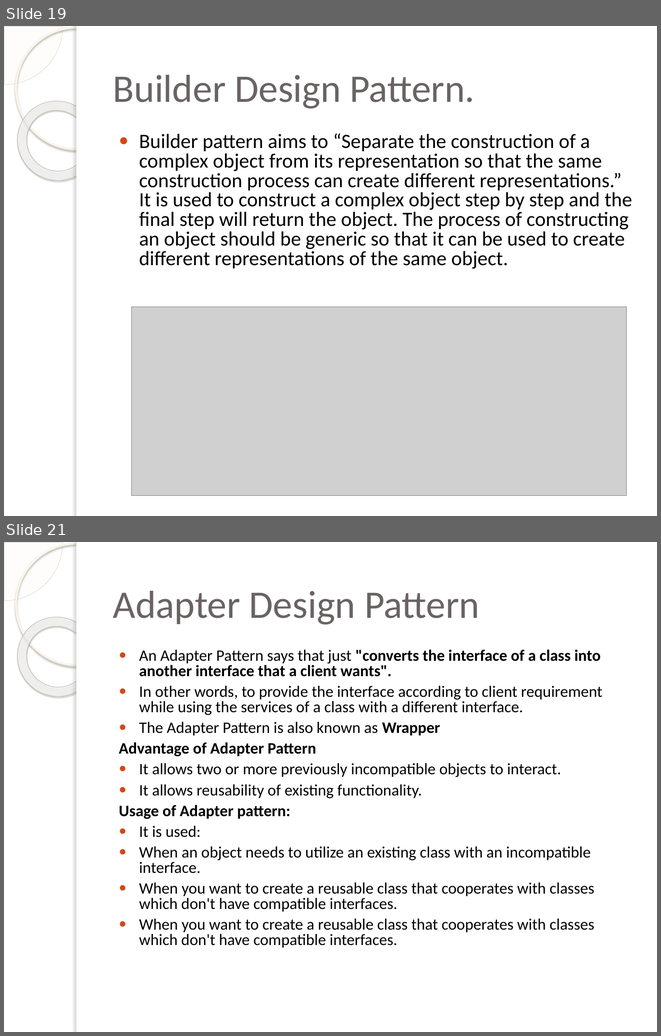
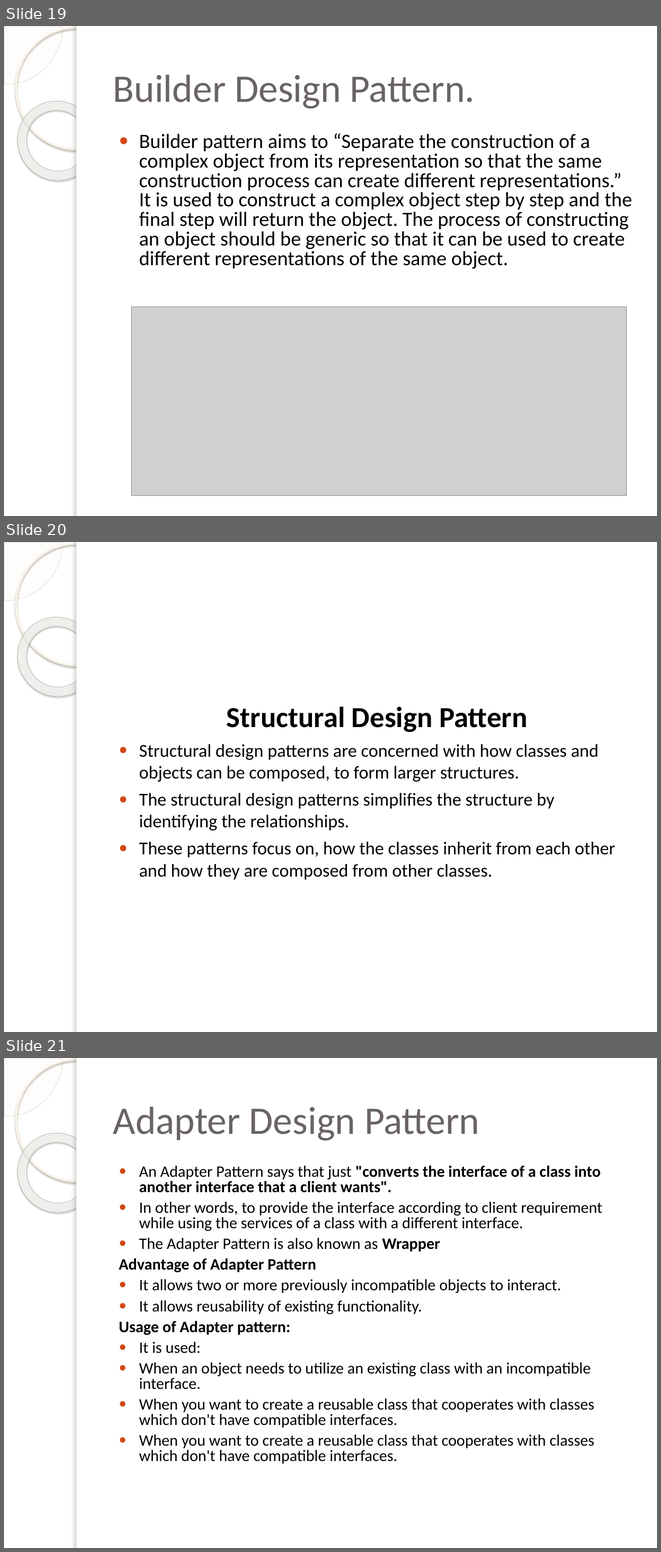
Before and after one commit to pratyusbharimalla/designpattern, a slide deck: design pattern.pptx. Shown one above the other, each under a label of ours: slides 19 and 21 before the commit, slides 19, 20 and 21 after it; the slides between them are not shown. The pictures are 661x1036 and 661x1552 pixels, drawn with LibreOffice and Linux fonts; fonts in the diff are those of the drawing; grey boxes stand for pictures; background and template pictures are left out. Boxes give left, top, right and bottom in pixels: in the first picture for what was removed or moved away, otherwise in the second. Text is boxed around its words. In the diff, an @@ line names an element or a change of style, - is before the commit and + after.

Commit message:
design pattern update

```diff
--- a/design pattern.pptx
+++ b/design pattern.pptx
@@ slide 20 added at [4, 542, 657, 1032], background picture (left out); not listed: 5 template elements that a slide beside it also shows @@
@@ text added at [139, 706, 616, 880], 20 pt, text #000000 @@
+Structural Design Pattern
+● Structural design patterns are concerned with how classes and objects can be composed, to form larger structures.
+● The structural design patterns simplifies the structure by identifying the relationships.
+● These patterns focus on, how the classes inherit from each other and how they are composed from other classes.
```
Also in this commit, not shown: 4 slides changed, 11 other slides added, 1 slide removed.
